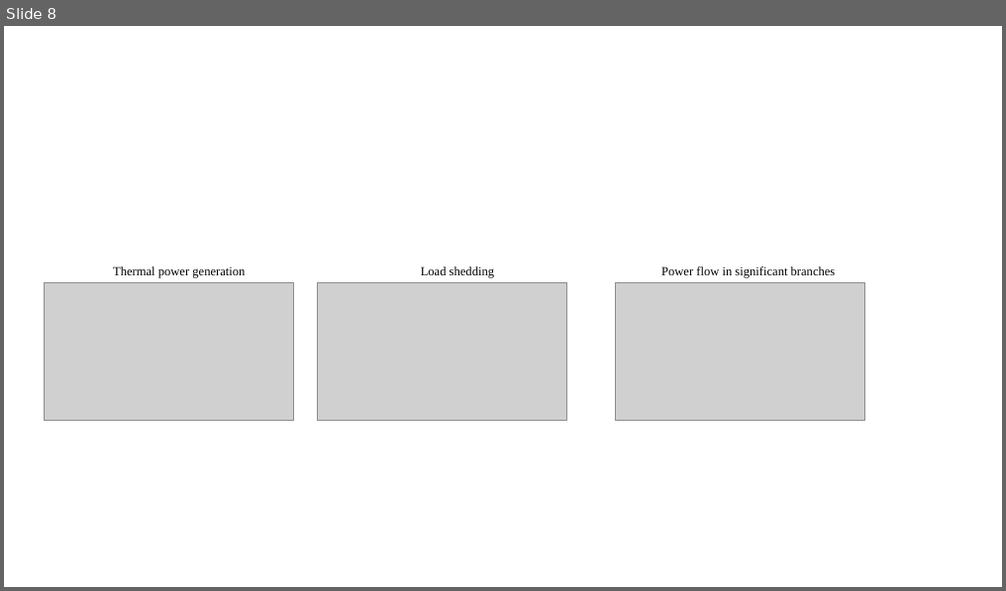
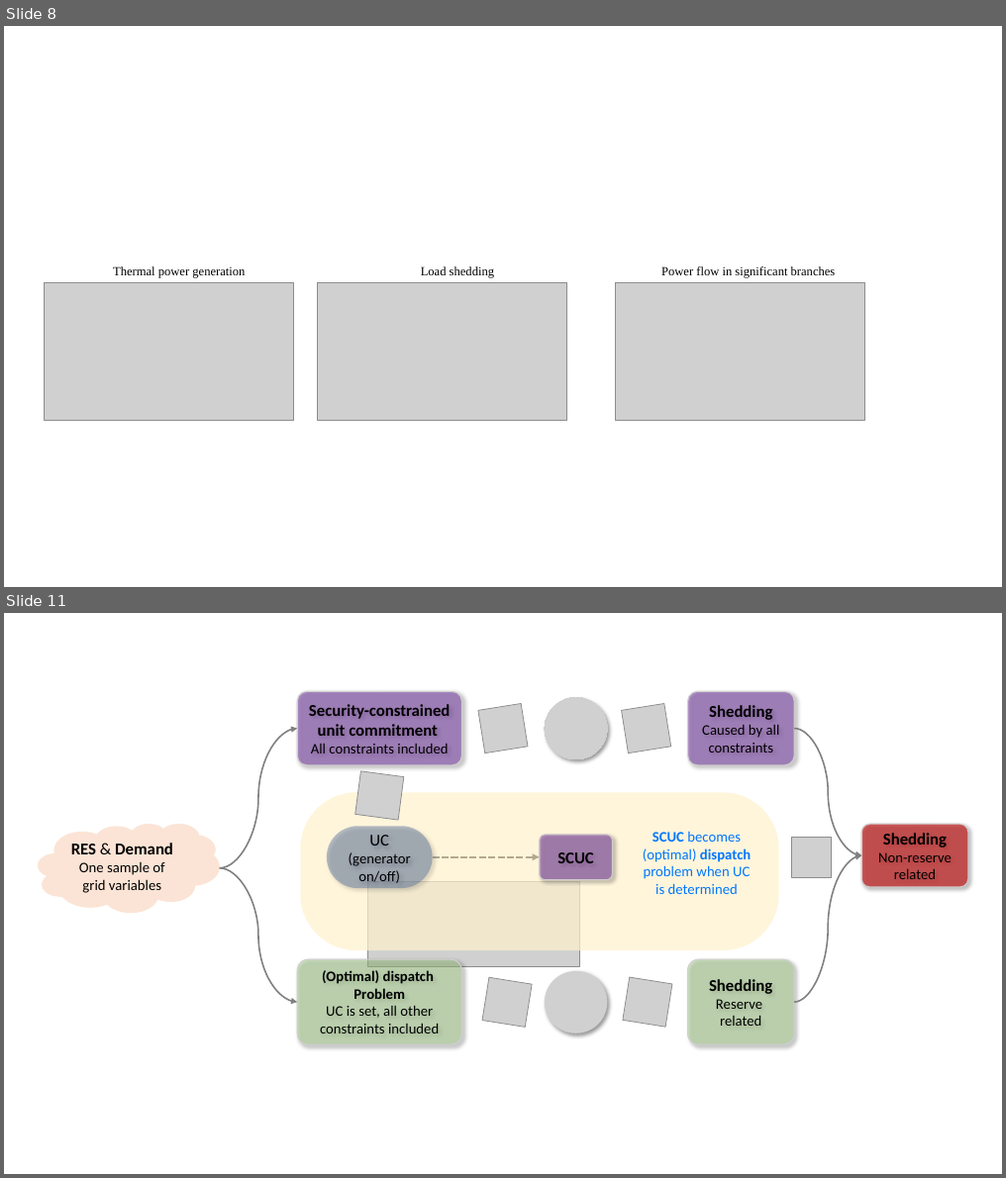
Before and after one commit to yadong-zhang/GNN_SCUC, a slide deck: submission/figures/figs.pptx. Shown one above the other, each under a label of ours: slide 8 before the commit, slides 8 and 11 after it; the slides between them are not shown. The pictures are 1006x591 and 1006x1178 pixels, drawn with LibreOffice and Linux fonts; fonts in the diff are those of the drawing; grey boxes stand for pictures. Boxes give left, top, right and bottom in pixels: in the first picture for what was removed or moved away, otherwise in the second. Text is boxed around its words. In the diff, an @@ line names an element or a change of style, - is before the commit and + after.

```diff
--- a/submission/figures/figs.pptx
+++ b/submission/figures/figs.pptx
@@ slide 11 added at <box>4,613,1002,1174</box>, background #FFFFFF @@
@@ group added at <box>38,691,968,1045</box>: 9 pictures, 8 rounded rectangles, 4 curved arrows, 1 arrow, 1 cloud, 1 text @@
+Security-constrained unit commitment
+All constraints included
+Shedding
+Caused by all constraints
+Shedding
+Reserve
+related
+Shedding
+Non-reserve related
+UC
+(generator on/off)
+(Optimal) dispatch
+Problem
+UC is set, all other constraints included
+SCUC
+RES & Demand
+One sample of grid variables
+SCUC becomes (optimal) dispatch problem when UC is determined
```
Also in this commit, not shown: 6 other slides added.
